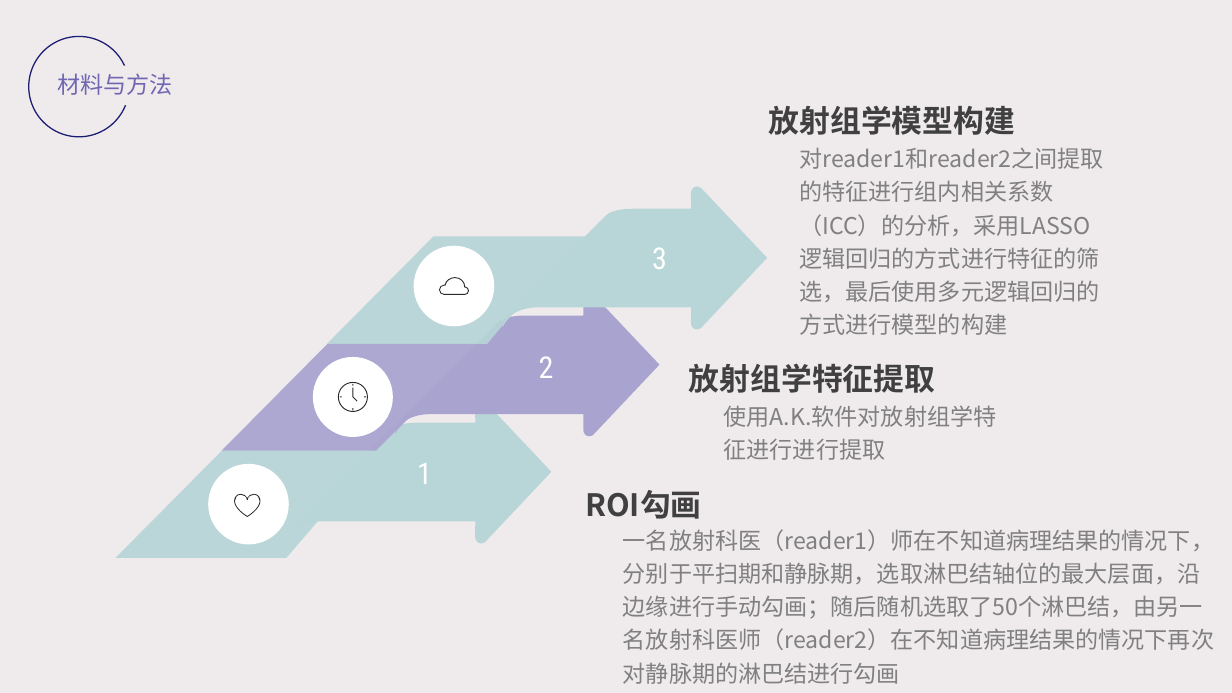
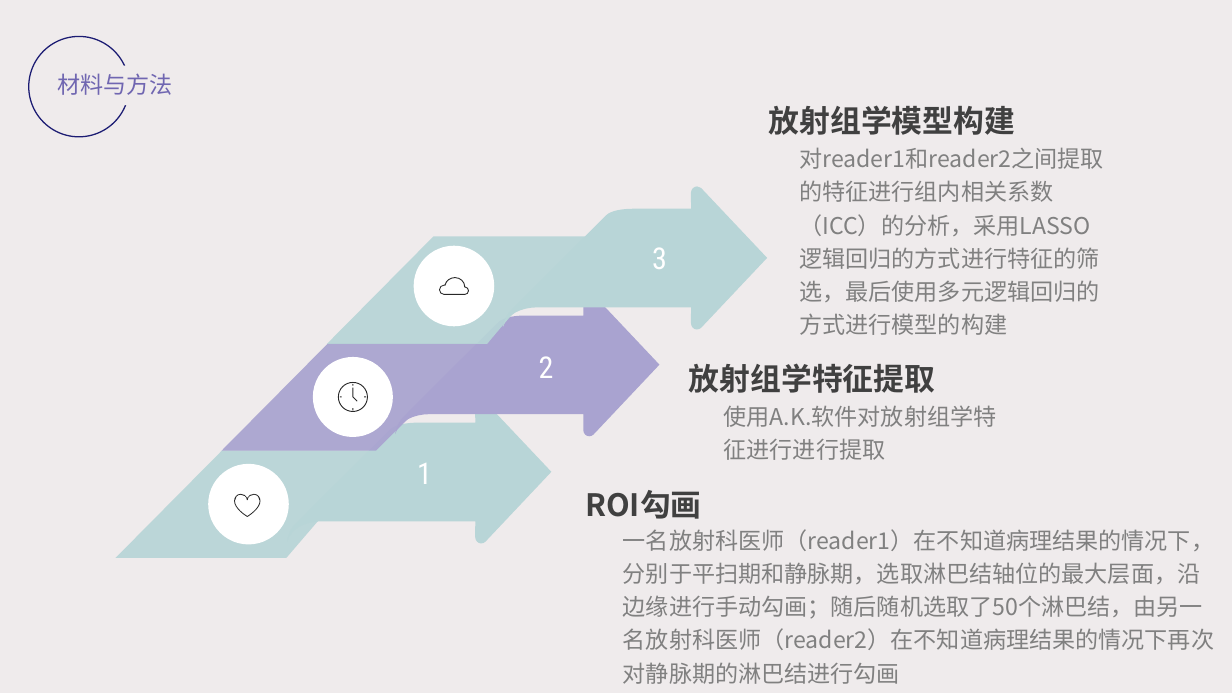
Before and after one commit to dongmengshi/-, a slide deck: slide 13 of ppt/毕业答辩PPT.pptx. Drawn at 1232x693 pixels with LibreOffice and Linux fonts; fonts in the diff are those of the drawing. Boxes give left, top, right and bottom in pixels: in the first picture for what was removed or moved away, otherwise in the second. Text is boxed around its words. In the diff, an @@ line names an element or a change of style, - is before the commit and + after.

```diff
--- a/ppt/毕业答辩PPT.pptx
+++ b/ppt/毕业答辩PPT.pptx
@@ text at [623,529,1214,684]: text changed @@
-一名放射科医（reader1）师在不知道病理结果的情况下，分别于平扫期和静脉期，选取淋巴结轴位的最大层面，沿边缘进行手动勾画；随后随机选取了50个淋巴结，由另一名放射科医师（reader2）在不知道病理结果的情况下再次对静脉期的淋巴结进行勾画
+一名放射科医师（reader1）在不知道病理结果的情况下，分别于平扫期和静脉期，选取淋巴结轴位的最大层面，沿边缘进行手动勾画；随后随机选取了50个淋巴结，由另一名放射科医师（reader2）在不知道病理结果的情况下再次对静脉期的淋巴结进行勾画
```
Also in this commit, not shown: 6 other slides changed, 1 other file.
